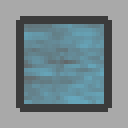
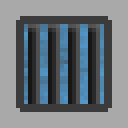
Before/after of a 128 × 128 layered artwork. What changed in the layer stack:
added layer "Layer 1" above "Hue/Saturation 1" over [28, 24, 100, 104]
